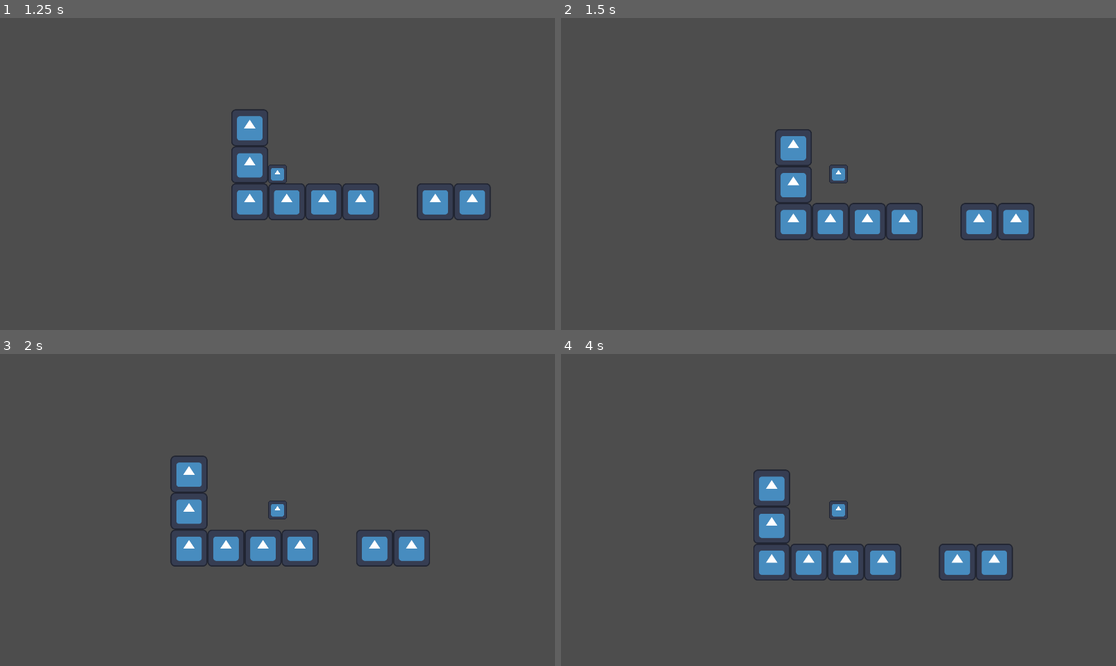
Above: before the commit, frames 1-4 (two rows, left to right).
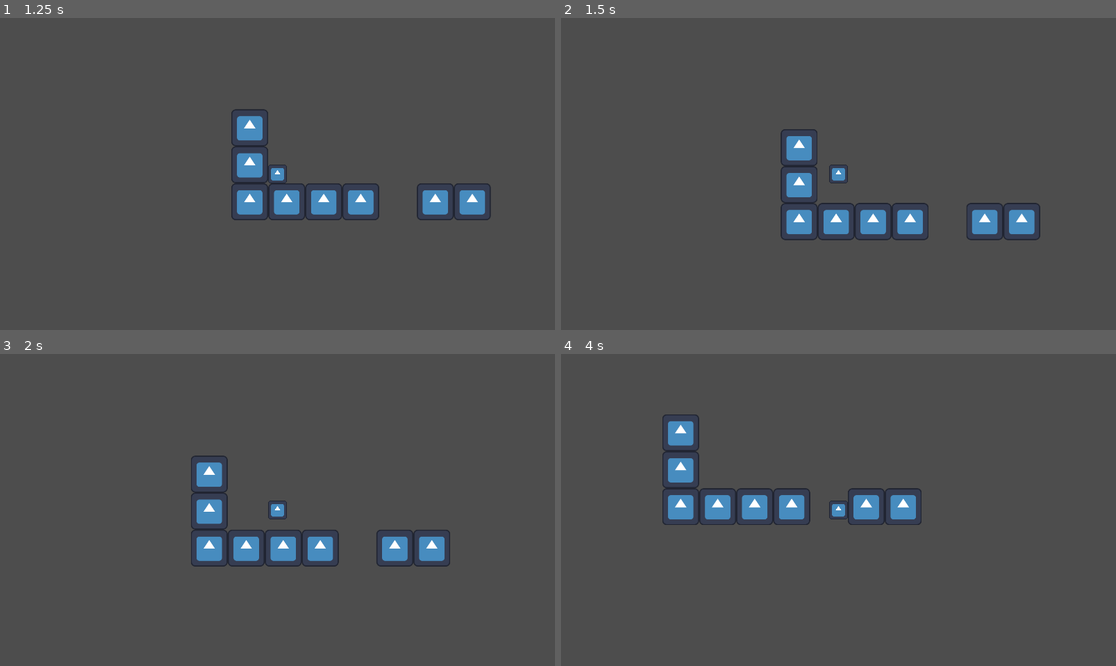
Above: after the commit, the same moments.

Repository: AstralRae/1BitJamNo5
Game: Godot game, scene res://main.tscn
The game is run twice, just before and just after one commit, with the same random seed, the same clock (stepped at 60 frames per second) and the same inputs. The engine's default icon, where the game draws it, is replaced by a stand-in: a white triangle on a blue panel in a dark square.
Inputs:
- Up to frame 1 (1.25 s): click "Start" at 0.5 s
- Up to frame 2 (1.5 s): tap Enter (ui_accept) at 1.25 s; hold Right (ui_right) from 1.28 s (still down); hold Enter (ui_accept) from 1.28 s (still down)
- Up to frame 3 (2 s): keep holding Right (ui_right); keep holding Enter (ui_accept)
- Up to frame 4 (4 s): release Enter (ui_accept) at 2.03 s; tap Enter (ui_accept) at 2.1, 2.27, 2.57, 3.6, 3.77 s; release Right (ui_right) at 2.78 s; hold Left (ui_left) 2.78-3.53 s; hold Enter (ui_accept) 2.78-3.53 s; hold Right (ui_right) from 3.53 s (still down)

Frame 1 is identical in both runs. In frame 2, 2.4% of the frame differs, in the area x 38-87%, y 35-72%; in frame 3, 4.4%; in frame 4, 7.1%, in the area x 18-82%, y 19-73%.

Commit message:
Initial Wind Physics
Wind physics on the character along with ability to change the direction and speed.

Diff:
--- a/level1.tscn
+++ b/level1.tscn
@@ -1,8 +1,14 @@
-[gd_scene load_steps=5 format=3 uid="uid://bd5323ql6tqmo"]
+[gd_scene load_steps=7 format=3 uid="uid://dsablm7buhxfq"]
 
-[ext_resource type="PackedScene" uid="uid://bkiqoq1sfknot" path="res://level1layout.tscn" id="1_8ac8p"]
+[ext_resource type="PackedScene" uid="uid://csdot4mopow4n" path="res://level1layout.tscn" id="1_8ac8p"]
 [ext_resource type="Script" path="res://level_1.gd" id="1_s3v07"]
-[ext_resource type="PackedScene" uid="uid://ejtqikuwi3d1" path="res://player.tscn" id="2_yrwx1"]
+[ext_resource type="PackedScene" uid="uid://lk87bq5dpccu" path="res://player.tscn" id="2_yrwx1"]
+
+[sub_resource type="RectangleShape2D" id="RectangleShape2D_2yyp2"]
+size = Vector2(256, 255.5)
+
+[sub_resource type="RectangleShape2D" id="RectangleShape2D_xw3cu"]
+size = Vector2(387.5, 257)
 
 [sub_resource type="RectangleShape2D" id="RectangleShape2D_rouni"]
 size = Vector2(1927, 105)
@@ -11,6 +17,18 @@
 script = ExtResource("1_s3v07")
 
 [node name="Level1Layout" parent="." instance=ExtResource("1_8ac8p")]
+
+[node name="InitialWind" type="Area2D" parent="Level1Layout"]
+
+[node name="CollisionShape2D" type="CollisionShape2D" parent="Level1Layout/InitialWind"]
+position = Vector2(257, 823.75)
+shape = SubResource("RectangleShape2D_2yyp2")
+
+[node name="FirstWindJump" type="Area2D" parent="Level1Layout"]
+
+[node name="CollisionShape2D" type="CollisionShape2D" parent="Level1Layout/FirstWindJump"]
+position = Vector2(579.25, 823.5)
+shape = SubResource("RectangleShape2D_xw3cu")
 
 [node name="Killzone" type="Area2D" parent="."]
 
@@ -24,4 +42,6 @@
 [node name="PlayerSpawn" type="Marker2D" parent="."]
 position = Vector2(161, 920)
 
+[connection signal="area_entered" from="Level1Layout/InitialWind" to="." method="_on_wind_area_entered" binds= [100.0, 180.0]]
+[connection signal="area_entered" from="Level1Layout/FirstWindJump" to="." method="_on_wind_area_entered" binds= [275.0, 45.0]]
 [connection signal="area_entered" from="Killzone" to="." method="_on_killzone_area_entered"]
--- a/level_1.gd
+++ b/level_1.gd
@@ -15,3 +15,8 @@
 
 func reset_level():
 	$Player.position = $PlayerSpawn.position
+
+func _on_wind_area_entered(area: Area2D, new_wind_speed: float, new_wind_angle: float) -> void:
+	$Player.WIND_SPEED = new_wind_speed
+	$Player.WIND_ANGLE = new_wind_angle
+	return
--- a/player.gd
+++ b/player.gd
@@ -3,6 +3,9 @@
 
 const SPEED = 300.0
 const JUMP_VELOCITY = -400.0
+@export_category("Wind Settings")
+@export var WIND_SPEED = 275.0
+@export var WIND_ANGLE = 45.0
 
 
 func _physics_process(delta: float) -> void:
@@ -11,7 +14,8 @@
 		velocity += get_gravity() * delta
 
 	# Handle jump.
-	if Input.is_action_just_pressed("ui_accept") and is_on_floor():
+	# Switched from "is_action_pressed" to handle wind inconsistencies.
+	if Input.is_action_pressed("ui_accept") and is_on_floor():
 		velocity.y = JUMP_VELOCITY
 
 	# Get the input direction and handle the movement/deceleration.
@@ -22,4 +26,15 @@
 	else:
 		velocity.x = move_toward(velocity.x, 0, SPEED)
 
+	velocity = _apply_wind(velocity, delta)
+
 	move_and_slide()
+
+func _apply_wind(velocity: Vector2, delta: float) -> Vector2:
+	var angleInRadians = WIND_ANGLE * (PI / 180)
+
+	velocity.x = velocity.x + (WIND_SPEED * cos(angleInRadians))
+	# make sure we apply the same delta we apply to the gravity
+	velocity.y = velocity.y + (WIND_SPEED * sin(angleInRadians) * delta)
+
+	return velocity
--- a/player.tscn
+++ b/player.tscn
@@ -8,6 +8,8 @@
 
 [node name="Player" type="CharacterBody2D"]
 script = ExtResource("1_x6sbc")
+WIND_SPEED = 0.0
+WIND_ANGLE = 0.0
 
 [node name="Sprite2D" type="Sprite2D" parent="."]
 scale = Vector2(0.5, 0.5)
Not shown: 1 places in level1layout.tscn that only renumber resources
Not shown: 1 places in player.tscn that only renumber resources
